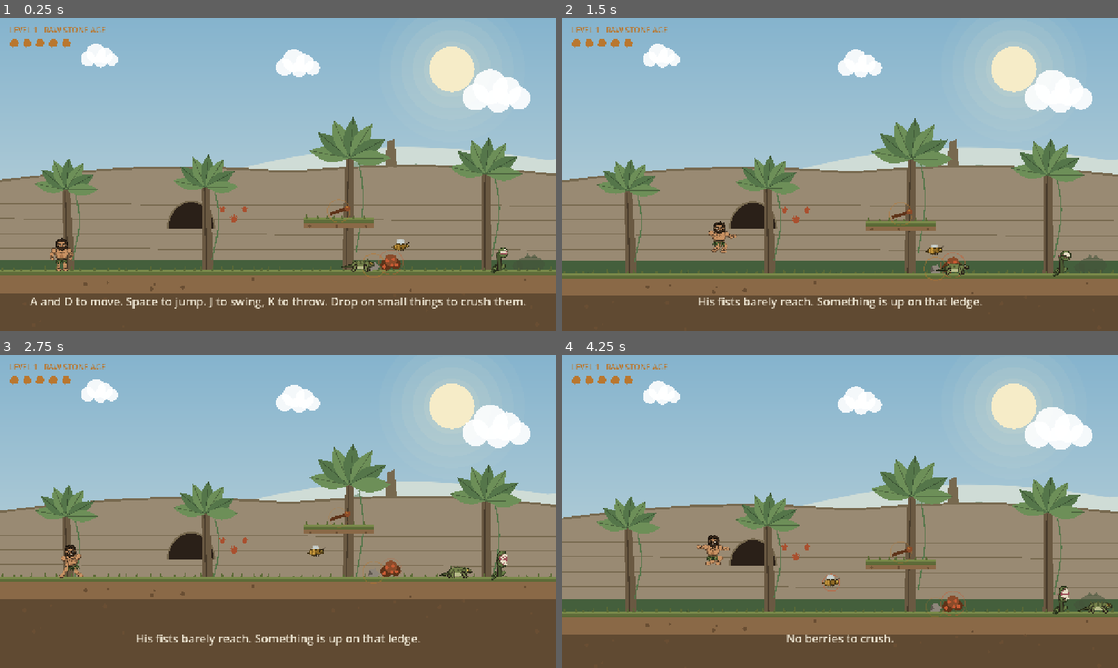
Above: before the commit, frames 1-4 (two rows, left to right).
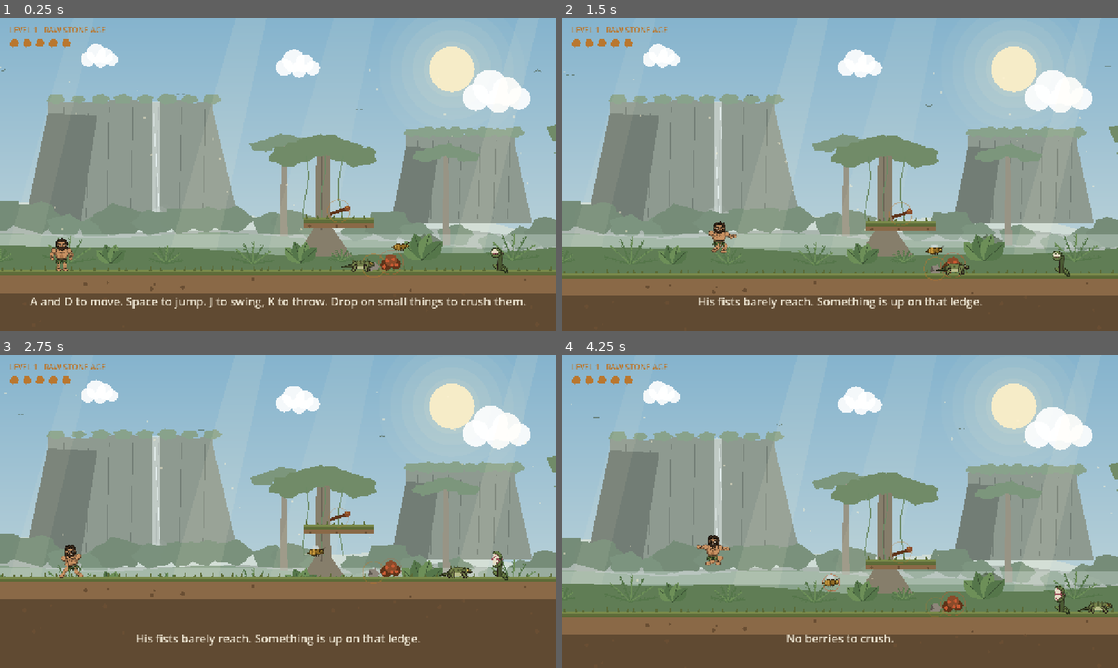
Above: after the commit, the same moments.

Repository: Jawad-Mufti/caveman-chronicles
Game: Godot game, scene res://scenes/level1.tscn
Same seed, same stepped clock (60 frames per second), same inputs: the game is played once before the commit and once after it.
Inputs (mouse positions are in pixels of both pictures, inside the frame that each line leads up to):
- Up to frame 1 (0.25 s): no input
- Up to frame 2 (1.5 s): tap Enter at 0.5 s; move the mouse to (962, 158) at 0.52 s; hold D 0.53-1.25 s; tap R at 0.6 s; click (962, 158) at 0.67 s; tap Space at 0.77, 1.07 s; drag from (728, 190) to (901, 218) at 1.27 s
- Up to frame 3 (2.75 s): move the mouse to (333, 442) at 2.02 s; hold A from 2.03 s (still down); hold K from 2.03 s (still down)
- Up to frame 4 (4.25 s): release A at 2.75 s; release K at 2.75 s; drag from (812, 574) to (951, 567) at 2.77 s; move the mouse to (1006, 558) at 3.52 s; hold D from 3.53 s (still down); hold L from 3.53 s (still down); tap Space at 3.77, 4.07 s

The runs differ from the first frame. In frame 1, 41% of the frame differs, in the area x 0-100%, y 8-82%; in frame 2, 42%; in frame 3, 34%; in frame 4, 43%, in the area x 0-100%, y 8-83%.

Commit message:
WIP edits before Level 2

Diff:
--- a/scripts/enemies.gd
+++ b/scripts/enemies.gd
@@ -590,6 +590,8 @@
 	func _draw() -> void:
 		# A Venus flytrap. The giveaway is the rim: long spines along the margin
 		# of each lobe that interlock when it shuts, over a red inner surface.
+		# Mirrored so it faces left, toward the player walking in from that side.
+		draw_set_transform(Vector2.ZERO, 0.0, Vector2(-1, 1))
 		var sway := sin(t * 1.7) * 3.0
 		var head := Vector2(sway * 0.5 - 4.0, -40)
 
@@ -614,6 +616,7 @@
 		_jaw(head, 1.0)
 		if flash > 0.0:
 			draw_circle(head + Vector2(8, 0), 26.0, Color(1, 1, 1, 0.45))
+		draw_set_transform(Vector2.ZERO, 0.0, Vector2.ONE)
 
 	## One lobe, hinged at the back and swinging open. sgn -1 is the upper lobe.
 	func _jaw(hinge: Vector2, sgn: float) -> void:
--- a/scripts/level1.gd
+++ b/scripts/level1.gd
@@ -26,13 +26,13 @@
 	[700.0, 480.0, 160.0],
 	[1900.0, 480.0, 180.0],
 	[2180.0, 400.0, 120.0],
-	[2210.0, 246.0, 120.0],    # the secret shelf: only the double jump reaches it
 	[3500.0, 480.0, 100.0],    # Part 2 resting stones between the bamboo
 	[4030.0, 470.0, 100.0],
 	[4560.0, 500.0, 100.0],
 	[6850.0, 400.0, 120.0],    # Part 3 high ground, reached by spring
 	[7060.0, 320.0, 110.0],
 	[7270.0, 400.0, 120.0],
+	[7040.0, 168.0, 110.0],    # the secret shelf: only the double jump reaches it
 ]
 
 ## [x, y, width, axis_x, axis_y, span, period, phase]
@@ -54,10 +54,10 @@
 const CHAMBER_BLOCK := [5620.0, 780.0, 36.0, 120.0]
 
 const SPRINGS := [[6250.0, CHAMBER_Y], [6620.0, GROUND_Y]]
-## One hidden gem per level. This one sits on a shelf above the highest ledge
-## in Part 1 — out of the natural path, and the only thing in the level that
-## needs the double jump, which finally gives that move a purpose.
-const GEM_AT := Vector2(2270.0, 246.0)
+## One hidden gem per level. This one waits late, in Part 3: on a shelf above
+## the highest platform, reached only by double-jumping from it. The only place
+## in the level that needs the double jump, which gives that move a purpose.
+const GEM_AT := Vector2(7095.0, 168.0)
 ## throwable ammo, spread so he is never dry for long
 const ROCK_PILES := [
 	[860.0, GROUND_Y], [2200.0, GROUND_Y], [3050.0, GROUND_Y], [4820.0, GROUND_Y],
@@ -118,48 +118,59 @@
 	add_child(sky_layer)
 	sky_layer.add_child(World.SkyFill.new())
 
-	# Amazon-style rainforest in four bands. Far to near they get darker, denser
-	# and faster — distance in a jungle reads as haze and layering, not as
-	# height, which is why the mountains are gone.
+	# A single authored panorama, not tiles: nothing repeats anywhere in the
+	# level, and the scenery changes as he travels — tepuis and waterfalls,
+	# then bamboo, then the painted caves, then Tuskar's stone circle.
 	var pb := ParallaxBackground.new()
 	pb.layer = -100
 	add_child(pb)
 
-	_band(pb, Vector2(0.07, 0.05), 3200.0, World.Clouds.new())
-
-	# hazed-out hills, barely there behind the trees
-	var haze := World.Ridge.new()
-	haze.width = 2600.0
-	haze.base_y = 452.0
-	haze.col = Pal.MIST
-	haze.rim = Pal.MIST
-	haze.peaks = [[1.0, 120.0, 0.0, 0.9], [3.0, 44.0, 1.7, 1.0]]
-	_band(pb, Vector2(0.14, 0.09), haze.width, haze)
-
-	var canopy := World.Canopy.new()
-	canopy.width = 2400.0
-	canopy.base_y = 478.0
-	_band(pb, Vector2(0.22, 0.13), canopy.width, canopy)
-
-	# the cliff: cave mouths, hand prints, a standing stone on top
-	var cliff := World.JungleCliff.new()
-	cliff.width = 2000.0
-	cliff.top_y = 392.0
-	_band(pb, Vector2(0.38, 0.20), cliff.width, cliff)
-
-	var jungle := World.JungleWall.new()
-	jungle.width = 1600.0
-	jungle.floor_y = 604.0
-	_band(pb, Vector2(0.62, 0.34), jungle.width, jungle)
-
-	# Tuskar, grazing in a clearing long before the arena. His own band, with no
-	# repeat, so there is exactly one of him.
+	_band(pb, Vector2(0.05, 0.03), 3200.0, World.Clouds.new())
+
+	var far := World.FarHighlands.new()
+	far.seedn = 1
+	var far_layer := _pano(pb, far, Vector2(0.10, 0.06))
+	for wf in far.waterfalls():
+		var fall := World.Waterfall.new()
+		fall.position = wf[0]
+		fall.height = wf[1]
+		far_layer.add_child(fall)
+
+	_band(pb, Vector2(0.08, 0.05), 2400.0, World.Birds.new())
+
+	var canopy := World.CanopyBand.new()
+	canopy.seedn = 2
+	_pano(pb, canopy, Vector2(0.22, 0.12))
+
+	_band(pb, Vector2(0.14, 0.08), 1800.0, World.LightShafts.new())
+
+	var story := World.StoryBand.new()
+	story.seedn = 3
+	var story_layer := _pano(pb, story, Vector2(0.40, 0.20))
+
+	# Tuskar, grazing at the edge of the trees long before the arena
 	var far_boar := World.DistantBoar.new()
-	far_boar.position = Vector2(1222, 596)
-	var boar_layer := ParallaxLayer.new()
-	boar_layer.motion_scale = Vector2(0.62, 0.34)
-	pb.add_child(boar_layer)
-	boar_layer.add_child(far_boar)
+	var bx := story.at(1500.0)
+	far_boar.position = Vector2(bx, story.line(bx, 532.0, 22.0))
+	story_layer.add_child(far_boar)
+
+	var under := World.Undergrowth.new()
+	under.seedn = 4
+	_pano(pb, under, Vector2(0.62, 0.34))
+
+	_band(pb, Vector2(0.85, 0.5), 1400.0, World.Motes.new())
+
+
+## A panorama band: no mirroring, and long enough to cover the whole level at
+## this band's speed — a slower band needs less, because it moves less.
+func _pano(pb: ParallaxBackground, art: World.Panorama, motion: Vector2) -> ParallaxLayer:
+	art.s = motion.x
+	art.length = (LEVEL_W - 1280.0) * motion.x + 1500.0
+	var pl := ParallaxLayer.new()
+	pl.motion_scale = motion
+	pb.add_child(pl)
+	pl.add_child(art)
+	return pl
 
 
 func _band(pb: ParallaxBackground, motion: Vector2, tile: float, art: Node2D) -> void:
@@ -230,7 +241,7 @@
 	gem.found.connect(func() -> void:
 		gem_found = true
 		hud.set_gem(true)
-		hud.say("A blue stone, hidden up here. Nobody was meant to find that.", 4.0)
+		hud.say("A red stone, hidden up here. Nobody was meant to find that.", 4.0)
 	)
 	add_child(gem)
 
--- a/scripts/pal.gd
+++ b/scripts/pal.gd
@@ -76,5 +76,17 @@
 const CLIFF_DARK := Color("77694f")
 const CAVE_MOUTH := Color("2a2018")
 const PAINT := Color("a9502f")
-const GEM := Color("58b6c9")
-const GEM_LIGHT := Color("a9e6ef")
+const GEM := Color("c42b3a")
+const GEM_LIGHT := Color("f2828b")
+const GEM_DEEP := Color("7d1520")
+const TEPUI := Color("8e9a90")
+const TEPUI_SHADE := Color("727d75")
+const WATER := Color("e8f2f1")
+const CANOPY_FAR := Color("88a28b")
+const CANOPY_MID := Color("65815b")
+const EMERGENT := Color("7c967c")
+const BAMBOO := Color("8d9b59")
+const BAMBOO_DARK := Color("687445")
+const RAY := Color("fff3d2")
+const SKULL := Color("d9cfb7")
+const FIRE := Color("e2893a")
--- a/scripts/world.gd
+++ b/scripts/world.gd
@@ -702,22 +702,394 @@
 		queue_redraw()
 
 	func _draw() -> void:
-		var bobv := sin(t * 1.6) * 4.0
-		var at := Vector2(0, -20 + bobv)
+		var at := Vector2(0, -20 + sin(t * 1.6) * 4.0)
 		var pulse := 0.5 + 0.5 * sin(t * 2.4)
 		draw_circle(at, 26.0 + pulse * 7.0, Color(Pal.GEM_LIGHT, 0.14 + pulse * 0.12))
-		# a cut stone: bright top facets, deep sides
-		var w := 11.0
+		# a brilliant cut: flat table, a crown of facets, a deep pavilion to a point
+		var w := 13.0
+		var girdle_l := at + Vector2(-w, -2)
+		var girdle_r := at + Vector2(w, -2)
+		var point := at + Vector2(0, 17)
+		draw_colored_polygon(PackedVector2Array([girdle_l, girdle_r, point]), Pal.GEM)
+		draw_colored_polygon(PackedVector2Array([girdle_l, at + Vector2(-2, -2), point]), Pal.GEM_DEEP)
 		draw_colored_polygon(PackedVector2Array([
-			Vector2(at.x - w, at.y - 4), Vector2(at.x, at.y - 15), Vector2(at.x + w, at.y - 4),
-			Vector2(at.x, at.y + 16)]), Pal.GEM)
+			girdle_l, at + Vector2(-w * 0.55, -11), at + Vector2(w * 0.55, -11), girdle_r]), Pal.GEM_LIGHT)
 		draw_colored_polygon(PackedVector2Array([
-			Vector2(at.x - w, at.y - 4), Vector2(at.x, at.y - 15), Vector2(at.x, at.y + 16)]), Pal.GEM_LIGHT)
-		draw_line(Vector2(at.x - w, at.y - 4), Vector2(at.x + w, at.y - 4), Pal.GEM.darkened(0.4), 1.6, false)
-		# sparkle
+			at + Vector2(-w * 0.55, -11), at + Vector2(-w * 0.2, -11), at + Vector2(-w * 0.35, -2), girdle_l]), Pal.GEM)
+		for fx in [-0.55, 0.0, 0.55]:
+			draw_line(at + Vector2(w * fx, -2), point, Pal.GEM_DEEP, 1.2, false)
+		draw_line(girdle_l, girdle_r, Pal.GEM_DEEP, 1.6, false)
 		var s := absf(sin(t * 1.1))
 		if s > 0.82:
 			var k := (s - 0.82) / 0.18
 			for a in [0.0, PI * 0.5, PI, PI * 1.5]:
 				draw_line(at + Vector2(cos(a), sin(a)) * 6.0,
-					at + Vector2(cos(a), sin(a)) * (10.0 + k * 9.0), Pal.GEM_LIGHT, 2.0, false)
+					at + Vector2(cos(a), sin(a)) * (10.0 + k * 9.0), Color.WHITE, 2.0, false)
+
+## ================================================================ PANORAMA
+## The background is not tiled. Each depth band is one long strip authored for
+## the whole level, so nothing repeats. Set pieces are placed with at(), which
+## converts "where the player is in the world" into "where this band must draw
+## it" — parallax means those two differ, and more so the further back a band is.
+class Panorama extends Node2D:
+	var length := 3000.0
+	var s := 0.4               ## this band's horizontal parallax speed
+	var seedn := 1
+
+	## Band x that sits centre-screen when the player reaches world_x.
+	func at(world_x: float) -> float:
+		return world_x * s + 640.0 * (1.0 - s)
+
+	func rnd(i: int) -> float:
+		return absf(fmod(sin(float(i) * 12.9898 + float(seedn) * 78.233) * 43758.5453, 1.0))
+
+	## A skyline that never comes round again: three waves whose lengths share
+	## no common multiple inside the level.
+	func line(x: float, base: float, a: float) -> float:
+		return base - a * (0.55 * sin(x * 0.0021 + seedn) + 0.3 * sin(x * 0.0057 + seedn * 2.1)
+			+ 0.15 * sin(x * 0.0133 + seedn * 0.7))
+
+	func strip(base: float, a: float, step: float, col: Color) -> void:
+		var pts := PackedVector2Array()
+		var x := -20.0
+		while x <= length + 20.0:
+			pts.append(Vector2(x, line(x, base, a)))
+			x += step
+		pts.append(Vector2(length + 20.0, 1600))
+		pts.append(Vector2(-20.0, 1600))
+		draw_colored_polygon(pts, col)
+
+	func blob(c: Vector2, r: float, flat: float, col: Color, k: int) -> void:
+		var pts := PackedVector2Array()
+		for i in 14:
+			var a := TAU * i / 14.0
+			var rr := r * (1.0 + 0.15 * sin(a * 5.0 + float(k)))
+			pts.append(c + Vector2(cos(a) * rr, sin(a) * rr * flat))
+		draw_colored_polygon(pts, col)
+
+
+class FarHighlands extends Panorama:
+	## Tepuis: sheer table mountains rising out of the forest, the landscape of
+	## the Amazon highlands.
+	## This band moves at a tenth of the player's speed, so across the entire
+	## level it slides only ~800 px: distant things never leave the view. So the
+	## tepuis are composed as one skyline across the band, spaced so they never
+	## touch, rather than placed per stretch like the nearer set pieces.
+	## [band x, base, top, width, seed, has a waterfall]
+	const TEPUIS := [
+		[300.0, 470.0, 186.0, 380.0, 3, true],
+		[1060.0, 474.0, 262.0, 250.0, 7, false],
+		[1760.0, 470.0, 214.0, 330.0, 11, true],
+	]
+
+	## Where the waterfalls go, worked out from the same data the drawing uses.
+	## The level needs these at build time, before anything has been drawn.
+	func waterfalls() -> Array:
+		var out := []
+		for tp in TEPUIS:
+			if tp[5]:
+				var cx := float(tp[0])
+				out.append([Vector2(cx + float(tp[3]) * 0.16, float(tp[2]) + 6.0), float(tp[1]) - float(tp[2]) - 10.0])
+		return out
+
+	func _draw() -> void:
+		strip(478.0, 64.0, 24.0, Pal.MIST)
+		for tp in TEPUIS:
+			_tepui(float(tp[0]), float(tp[1]), float(tp[2]), float(tp[3]), int(tp[4]))
+		strip(498.0, 26.0, 20.0, Pal.TEPUI_SHADE.lerp(Pal.MIST, 0.6))
+
+	func _tepui(cx: float, base: float, top: float, w: float, k: int) -> void:
+		var pts := PackedVector2Array([Vector2(cx - w * 0.64, base), Vector2(cx - w * 0.5, top + 34.0)])
+		for i in 10:
+			pts.append(Vector2(cx - w * 0.5 + w * i / 9.0, top + rnd(i + k * 13) * 12.0))
+		pts.append(Vector2(cx + w * 0.5, top + 28.0))
+		pts.append(Vector2(cx + w * 0.66, base))
+		draw_colored_polygon(pts, Pal.TEPUI)
+		# light comes from the upper right, so the left walls sit in shade
+		draw_colored_polygon(PackedVector2Array([
+			Vector2(cx - w * 0.64, base), Vector2(cx - w * 0.5, top + 34.0),
+			Vector2(cx - w * 0.2, top + 40.0), Vector2(cx - w * 0.3, base)]), Pal.TEPUI_SHADE)
+		for i in 7:
+			var sx := cx - w * 0.42 + w * i / 7.0 + rnd(i + k) * 14.0
+			draw_line(Vector2(sx, top + 20.0), Vector2(sx - 6.0, base - 10.0), Pal.TEPUI_SHADE, 2.0, false)
+		# a crown of forest along the rim
+		for i in 8:
+			blob(Vector2(cx - w * 0.45 + w * i / 7.4, top + 2.0), 16.0 + rnd(i + k * 3) * 8.0, 0.55, Pal.CANOPY_FAR, i)
+
+
+class Waterfall extends Node2D:
+	## Animated: streaks run down the cliff and mist boils at the foot.
+	var height := 260.0
+	var t := 0.0
+
+	func _process(delta: float) -> void:
+		t += delta
+		queue_redraw()
+
+	func _draw() -> void:
+		draw_rect(Rect2(-9, 0, 18, height), Color(Pal.WATER, 0.55))
+		for i in 6:
+			var y := fmod(t * 120.0 + i * height / 6.0, height)
+			draw_line(Vector2(-6 + i * 2.4, y), Vector2(-6 + i * 2.4, minf(height, y + 30.0)), Color(Pal.WATER, 0.9), 2.0, false)
+		for i in 5:
+			var ph := fmod(t * 0.6 + i * 0.2, 1.0)
+			draw_circle(Vector2((i - 2) * 9.0, height - 4.0 - ph * 16.0), 8.0 + ph * 10.0, Color(Pal.WATER, 0.35 * (1.0 - ph)))
+
+
+class CanopyBand extends Panorama:
+	## The forest roof at mid distance, with giant emergent trees punching up
+	## through it — the kapok-like giants that tower over a real rainforest.
+	func _draw() -> void:
+		strip(508.0, 30.0, 20.0, Pal.CANOPY_FAR)
+		var x := 0.0
+		var i := 0
+		while x < length:
+			var r := rnd(i)
+			blob(Vector2(x, line(x, 508.0, 30.0) - 16.0 - r * 26.0), 30.0 + r * 30.0, 0.6, Pal.CANOPY_FAR.darkened(0.06 + r * 0.08), i)
+			x += 44.0 + rnd(i + 50) * 60.0
+			i += 1
+		for wx in [700.0, 2400.0, 3900.0, 5700.0, 8200.0]:
+			_giant(at(wx), int(wx))
+		draw_rect(Rect2(-20, 500, length + 40, 30), Color(Pal.MIST, 0.4))
+
+	func _giant(cx: float, k: int) -> void:
+		var base := line(cx, 508.0, 30.0)
+		var h := 210.0 + rnd(k) * 70.0
+		draw_colored_polygon(PackedVector2Array([
+			Vector2(cx - 9, base), Vector2(cx - 5, base - h), Vector2(cx + 5, base - h), Vector2(cx + 9, base)]), Pal.TRUNK.lerp(Pal.MIST, 0.45))
+		for j in 5:
+			blob(Vector2(cx - 48.0 + j * 24.0, base - h - 6.0 + absf(j - 2.0) * 8.0), 30.0, 0.42, Pal.EMERGENT, j + k)
+
+
+class LightShafts extends Node2D:
+	## Slanting beams through the canopy. Barely there, but they make the air
+	## look thick and warm.
+	var length := 1800.0
+
+	func _draw() -> void:
+		for i in 5:
+			var x := 180.0 + i * 330.0 + sin(float(i) * 2.3) * 60.0
+			var w := 46.0 + (i % 3) * 22.0
+			draw_colored_polygon(PackedVector2Array([
+				Vector2(x, -40), Vector2(x + w, -40), Vector2(x - 170.0 + w * 1.6, 560), Vector2(x - 170.0, 560)]),
+				Color(Pal.RAY, 0.07 + (i % 2) * 0.03))
+
+
+class Birds extends Node2D:
+	## A few birds wheeling far off. Life in the sky costs almost nothing.
+	var t := 0.0
+	var width := 2400.0
+
+	func _process(delta: float) -> void:
+		t += delta
+		queue_redraw()
+
+	func _draw() -> void:
+		for i in 6:
+			var x := fmod(t * (22.0 + i * 3.0) + i * 410.0, width)
+			var y := 120.0 + sin(t * 0.5 + i) * 26.0 + (i % 3) * 34.0
+			var f := sin(t * 7.0 + i) * 4.0
+			draw_polyline(PackedVector2Array([Vector2(x - 8, y - f), Vector2(x, y), Vector2(x + 8, y - f)]),
+				Color(Pal.TREE_DARK, 0.55), 1.8, false)
+
+
+class StoryBand extends Panorama:
+	## The band that changes with the journey: ancient trees, then bamboo, then
+	## the painted caves, then the stone circle where Tuskar lives.
+	func _draw() -> void:
+		strip(532.0, 22.0, 22.0, Pal.JUNGLE_MID)
+		_ancient_tree(at(900.0), 0)
+		_ancient_tree(at(2500.0), 1)
+		_bamboo_grove(at(3200.0), at(4800.0))
+		_painted_cliff(at(5000.0), at(7700.0))
+		_stone_circle(at(8850.0))
+
+	func _ancient_tree(cx: float, k: int) -> void:
+		var base := line(cx, 532.0, 22.0)
+		var h := 250.0 + k * 30.0
+		var col := Pal.TRUNK.lerp(Pal.MIST, 0.28)
+		# buttress roots flaring into the ground
+		draw_colored_polygon(PackedVector2Array([
+			Vector2(cx - 62, base), Vector2(cx - 18, base - 70), Vector2(cx - 15, base - h),
+			Vector2(cx + 15, base - h), Vector2(cx + 18, base - 70), Vector2(cx + 66, base)]), col)
+		draw_line(Vector2(cx - 4, base - 60), Vector2(cx - 2, base - h + 20), col.darkened(0.2), 3.0, false)
+		for j in 6:
+			blob(Vector2(cx - 80.0 + j * 32.0, base - h - 10.0 + absf(j - 2.5) * 12.0), 44.0, 0.55, Pal.JUNGLE_MID.lerp(Pal.MIST, 0.15), j + k * 9)
+		for j in 3:
+			var vx := cx - 40.0 + j * 40.0
+			var vine := PackedVector2Array()
+			for m in 8:
+				vine.append(Vector2(vx + sin(m * 0.8 + j) * 6.0, base - h + 20.0 + m * (h * 0.09)))
+			draw_polyline(vine, Pal.FROND.lerp(Pal.MIST, 0.2), 2.5, false)
+
+	func _bamboo_grove(x0: float, x1: float) -> void:
+		var i := 0
+		var x := x0
+		while x < x1:
+			var h := 190.0 + rnd(i + 300) * 120.0
+			var base := line(x, 532.0, 22.0)
+			var lean := (rnd(i + 400) - 0.5) * 18.0
+			var col := Pal.BAMBOO if i % 2 == 0 else Pal.BAMBOO_DARK
+			draw_line(Vector2(x, base), Vector2(x + lean, base - h), col, 7.0, false)
+			var seg := 34.0
+			var y := seg
+			while y < h:
+				var u := y / h
+				draw_line(Vector2(x + lean * u - 5, base - y), Vector2(x + lean * u + 5, base - y), col.darkened(0.3), 2.0, false)
+				y += seg
+			for j in 3:
+				var a := -1.2 - j * 0.5
+				draw_line(Vector2(x + lean, base - h + j * 16.0),
+					Vector2(x + lean + cos(a) * 26.0, base - h + j * 16.0 + sin(a) * -10.0), Pal.BAMBOO_DARK, 3.0, false)
+			x += 18.0 + rnd(i) * 26.0
+			i += 1
+
+	func _painted_cliff(x0: float, x1: float) -> void:
+		var top := 340.0
+		var pts := PackedVector2Array()
+		var x := x0 - 40.0
+		pts.append(Vector2(x0 - 80.0, 560))
+		while x <= x1 + 40.0:
+			pts.append(Vector2(x, top + 30.0 * sin(x * 0.011) + 12.0 * sin(x * 0.031)))
+			x += 28.0
+		pts.append(Vector2(x1 + 80.0, 560))
+		draw_colored_polygon(pts, Pal.CLIFF)
+		for i in 5:
+			var y := top + 60.0 + i * 30.0
+			draw_line(Vector2(x0, y), Vector2(x1, y + 8.0), Pal.CLIFF_DARK, 2.5, false)
+		var span := x1 - x0
+		# two caves. Someone lives in the second: there is firelight inside
+		_cave(x0 + span * 0.18, top + 120.0, false)
+		_cave(x0 + span * 0.74, top + 118.0, true)
+		# the mural: hunters with spears closing on a giant boar
+		_mural(Vector2(x0 + span * 0.46, top + 92.0))
+
+	func _cave(cx: float, cy: float, lit: bool) -> void:
+		var mouth := PackedVector2Array()
+		for k in 15:
+			var a := PI + PI * k / 14.0
+			mouth.append(Vector2(cx + cos(a) * 50.0, cy + sin(a) * 58.0))
+		mouth.append(Vector2(cx + 50.0, cy + 34.0))
+		mouth.append(Vector2(cx - 50.0, cy + 34.0))
+		draw_colored_polygon(mouth, Pal.CAVE_MOUTH)
+		if lit:
+			for k in 4:
+				draw_circle(Vector2(cx, cy + 18.0), 36.0 - k * 8.0, Color(Pal.FIRE, 0.14 + k * 0.1))
+
+	func _mural(c: Vector2) -> void:
+		var paint := Pal.PAINT
+		# the boar: body, tusks, legs
+		var body := PackedVector2Array()
+		for k in 16:
+			var a := TAU * k / 16.0
+			body.append(c + Vector2(cos(a) * 46.0, sin(a) * 22.0))
+		draw_colored_polygon(body, Color(paint, 0.85))
+		draw_line(c + Vector2(44, -4), c + Vector2(64, -16), paint, 5.0, false)
+		draw_line(c + Vector2(60, -6), c + Vector2(72, -22), Pal.SKULL, 3.0, false)
+		for k in 4:
+			draw_line(c + Vector2(-30.0 + k * 20.0, 18), c + Vector2(-32.0 + k * 20.0, 38), paint, 4.0, false)
+		for k in 5:
+			draw_line(c + Vector2(-34.0 + k * 14.0, -20), c + Vector2(-32.0 + k * 14.0, -32), paint, 2.5, false)
+		# hunters closing in from both sides
+		for side in [-1.0, 1.0]:
+			for k in 2:
+				var hx: float = c.x + float(side) * (78.0 + k * 30.0)
+				var hy: float = c.y + 8.0 - k * 4.0
+				draw_circle(Vector2(hx, hy - 24), 5.0, paint)
+				draw_line(Vector2(hx, hy - 19), Vector2(hx, hy + 2), paint, 3.0, false)
+				draw_line(Vector2(hx, hy + 2), Vector2(hx - 6, hy + 16), paint, 3.0, false)
+				draw_line(Vector2(hx, hy + 2), Vector2(hx + 6, hy + 16), paint, 3.0, false)
+				draw_line(Vector2(hx, hy - 12), Vector2(hx - float(side) * 34.0, hy - 22), paint, 2.2, false)
+		for k in 4:
+			var hp := c + Vector2(-120.0 + k * 22.0, -52.0 + (k % 2) * 10.0)
+			draw_circle(hp, 5.0, paint)
+			for f in 5:
+				var a2 := -2.5 + f * 0.5
+				draw_line(hp, hp + Vector2(cos(a2), sin(a2)) * 8.5, paint, 2.0, false)
+
+	func _stone_circle(cx: float) -> void:
+		var base := line(cx, 532.0, 22.0)
+		for i in 7:
+			var sx := cx - 180.0 + i * 60.0
+			var h := 70.0 + rnd(i + 700) * 50.0
+			var back := i % 2 == 1
+			var col := Pal.CLIFF_DARK if back else Pal.CLIFF
+			var lift := -14.0 if back else 0.0
+			draw_colored_polygon(PackedVector2Array([
+				Vector2(sx - 15, base + lift), Vector2(sx - 11, base + lift - h), Vector2(sx + 10, base + lift - h - 6),
+				Vector2(sx + 15, base + lift)]), col)
+		# a boar skull the size of a boulder, set on a flat rock in the middle
+		var sk := Vector2(cx, base - 30.0)
+		draw_colored_polygon(PackedVector2Array([
+			Vector2(cx - 44, base), Vector2(cx - 40, base - 16), Vector2(cx + 46, base - 16), Vector2(cx + 42, base)]), Pal.CLIFF_DARK)
+		var skull := PackedVector2Array()
+		for k in 14:
+			var a := TAU * k / 14.0
+			skull.append(sk + Vector2(cos(a) * 34.0 * (1.0 + 0.35 * maxf(0.0, cos(a))), sin(a) * 18.0))
+		draw_colored_polygon(skull, Pal.SKULL)
+		draw_circle(sk + Vector2(-6, -4), 6.0, Pal.CAVE_MOUTH)
+		draw_line(sk + Vector2(36, 4), sk + Vector2(58, -22), Pal.SKULL, 5.0, false)
+		draw_line(sk + Vector2(30, 8), sk + Vector2(48, -12), Pal.SKULL, 4.0, false)
+
+
+class Undergrowth extends Panorama:
+	## The near layer: LOW growth only. Ferns, broad leaves and mossy stones,
+	## none taller than a man's waist, so nothing ever stands between the player
+	## and what he is doing.
+	func _draw() -> void:
+		var x := 0.0
+		var i := 0
+		while x < length:
+			var base := line(x, 566.0, 8.0)
+			match int(rnd(i) * 4.0):
+				0:
+					_fern(Vector2(x, base), 40.0 + rnd(i + 5) * 24.0, i)
+				1:
+					_broadleaf(Vector2(x, base), 46.0 + rnd(i + 6) * 20.0, i)
+				2:
+					blob(Vector2(x, base - 10.0), 18.0 + rnd(i + 7) * 16.0, 0.6, Pal.CLIFF_DARK, i)
+					blob(Vector2(x - 4, base - 20.0), 12.0, 0.4, Pal.FROND, i + 1)
+				_:
+					_fern(Vector2(x, base), 30.0, i)
+			x += 70.0 + rnd(i + 99) * 150.0
+			i += 1
+
+	func _fern(at: Vector2, h: float, k: int) -> void:
+		for j in 7:
+			var a := -2.85 + j * 0.45
+			var tip := at + Vector2(cos(a), sin(a)) * h
+			draw_line(at, tip, Pal.FROND if j % 2 == 0 else Pal.FROND_LIGHT, 3.0, false)
+			for m in 4:
+				var u := 0.3 + m * 0.18
+				var p := at.lerp(tip, u)
+				draw_line(p, p + Vector2(cos(a - 0.8), sin(a - 0.8)) * 7.0, Pal.FROND, 1.8, false)
+
+	func _broadleaf(at: Vector2, h: float, k: int) -> void:
+		for j in 4:
+			var a := -2.4 + j * 0.55
+			var d := Vector2(cos(a), sin(a))
+			var n := Vector2(-d.y, d.x)
+			var pts := PackedVector2Array([at])
+			for m in range(1, 6):
+				var u := m / 5.0
+				pts.append(at + d * h * u + n * sin(u * PI) * h * 0.28)
+			for m in range(1, 5):
+				var u2 := 1.0 - m / 5.0
+				pts.append(at + d * h * u2 - n * sin(u2 * PI) * h * 0.28)
+			draw_colored_polygon(pts, Pal.FROND_LIGHT if j % 2 == 0 else Pal.FROND)
+			draw_line(at, at + d * h * 0.9, Pal.FROND.darkened(0.3), 1.6, false)
+
+
+class Motes extends Node2D:
+	## Pollen drifting in the warm air.
+	var t := 0.0
+
+	func _process(delta: float) -> void:
+		t += delta
+		queue_redraw()
+
+	func _draw() -> void:
+		for i in 26:
+			var bx := fmod(float(i) * 173.0 + t * (6.0 + (i % 4) * 3.0), 1400.0)
+			var by := 120.0 + fmod(float(i) * 97.0, 420.0) + sin(t * 0.9 + i) * 14.0
+			draw_circle(Vector2(bx, by), 1.6 + (i % 3) * 0.6, Color(Pal.RAY, 0.45))
